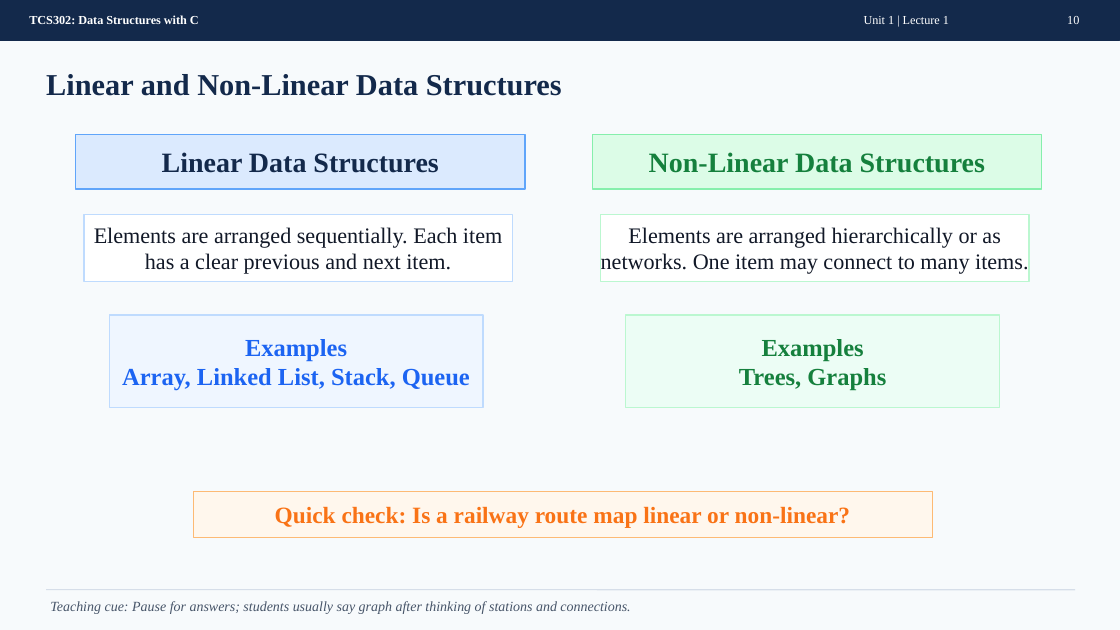
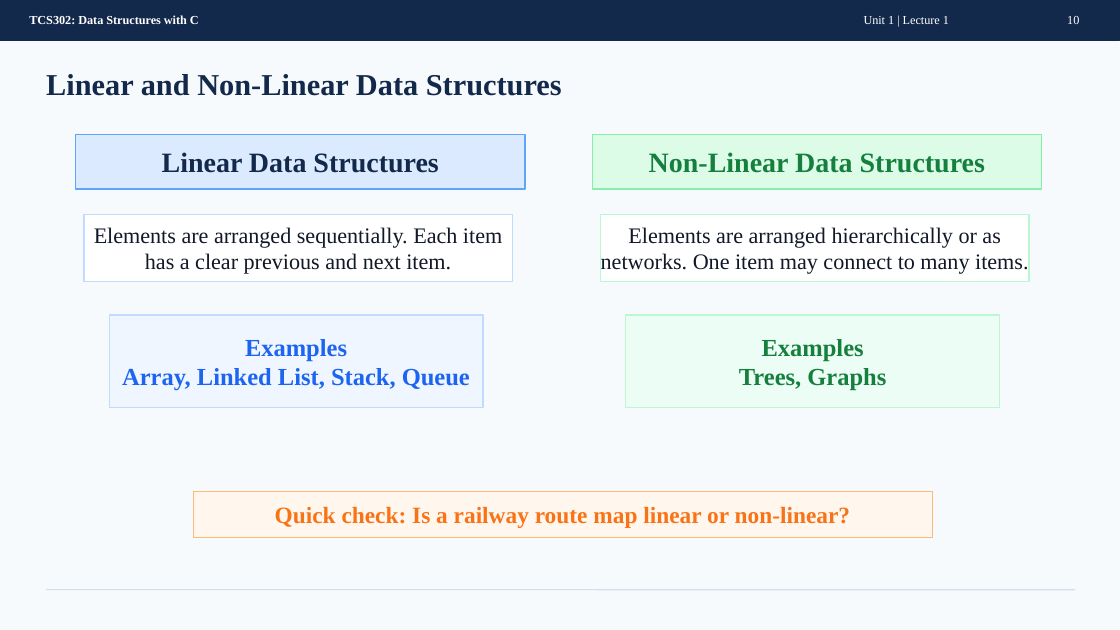
Before and after one commit to manojkaushik/manojkaushik.github.io, a slide deck: slide 10 of assets/TCS302/Unit-1/Lecture1_Introduction_to_Data_Structures.pptx. Drawn at 1120x630 pixels with LibreOffice and Linux fonts; fonts in the diff are those of the drawing. Boxes give left, top, right and bottom in pixels: in the first picture for what was removed or moved away, otherwise in the second. Text is boxed around its words. In the diff, an @@ line names an element or a change of style, - is before the commit and + after.

```diff
--- a/assets/TCS302/Unit-1/Lecture1_Introduction_to_Data_Structures.pptx
+++ b/assets/TCS302/Unit-1/Lecture1_Introduction_to_Data_Structures.pptx
@@ text removed at (50,601,630,614) @@
-Teaching cue: Pause for answers; students usually say graph after thinking of stations and connections.
```
Also in this commit, not shown: 12 other slides changed, 2 slides removed, 46 other files.
